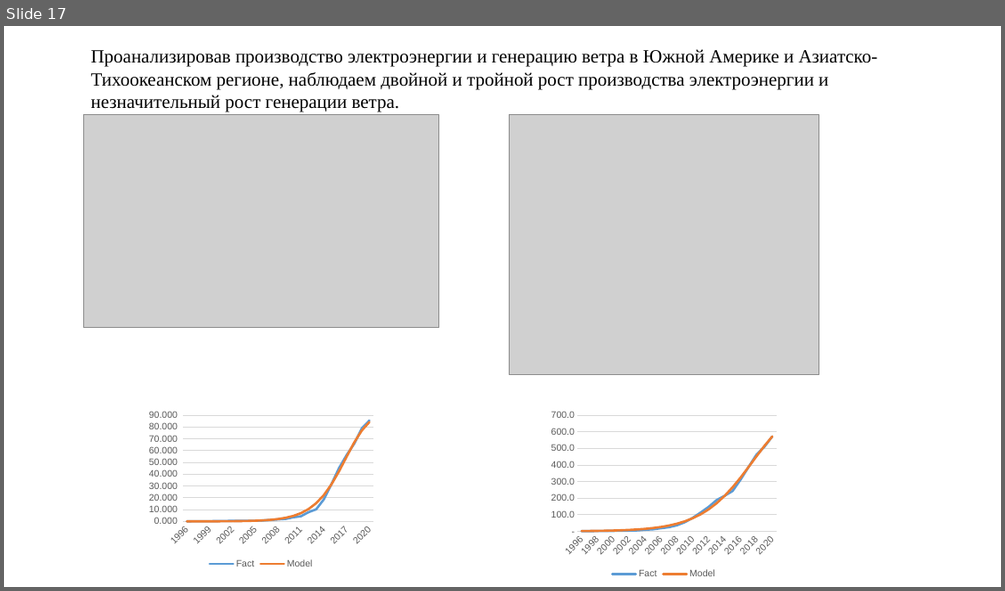
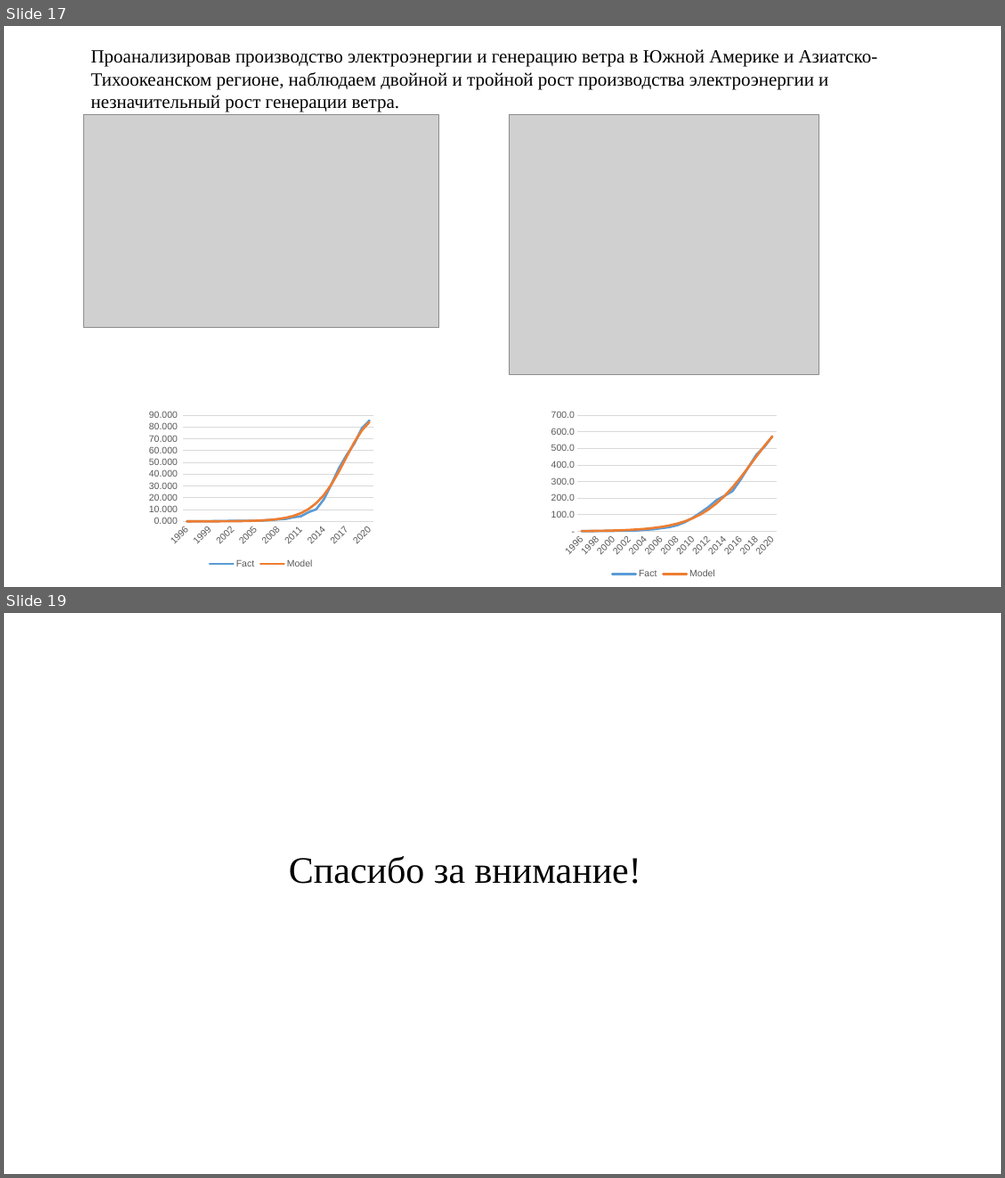
Before and after one commit to Misha1601/magistr, a slide deck: Конференции/Конференция 2023 осень/Никифоров Перспективы развития мировой вероэнергетики.pptx. Shown one above the other, each under a label of ours: slide 17 before the commit, slides 17 and 19 after it; the slides between them are not shown. The pictures are 1005x591 and 1005x1178 pixels, drawn with LibreOffice and Linux fonts; fonts in the diff are those of the drawing; grey boxes stand for pictures; background and template pictures are left out. Boxes give left, top, right and bottom in pixels: in the first picture for what was removed or moved away, otherwise in the second. Text is boxed around its words. In the diff, an @@ line names an element or a change of style, - is before the commit and + after.

```diff
--- a/Конференции/Конференция 2023 осень/Никифоров Перспективы развития мировой вероэнергетики.pptx
+++ b/Конференции/Конференция 2023 осень/Никифоров Перспективы развития мировой вероэнергетики.pptx
@@ slide 19 added at box(4, 613, 1001, 1174), background #FFFFFF @@
@@ text added at box(289, 856, 641, 884), 36 pt, text #000000 @@
+Спасибо за внимание!
```
Also in this commit, not shown: 3 slides changed, 1 other slide added, 1 slide removed, 1 other file.
